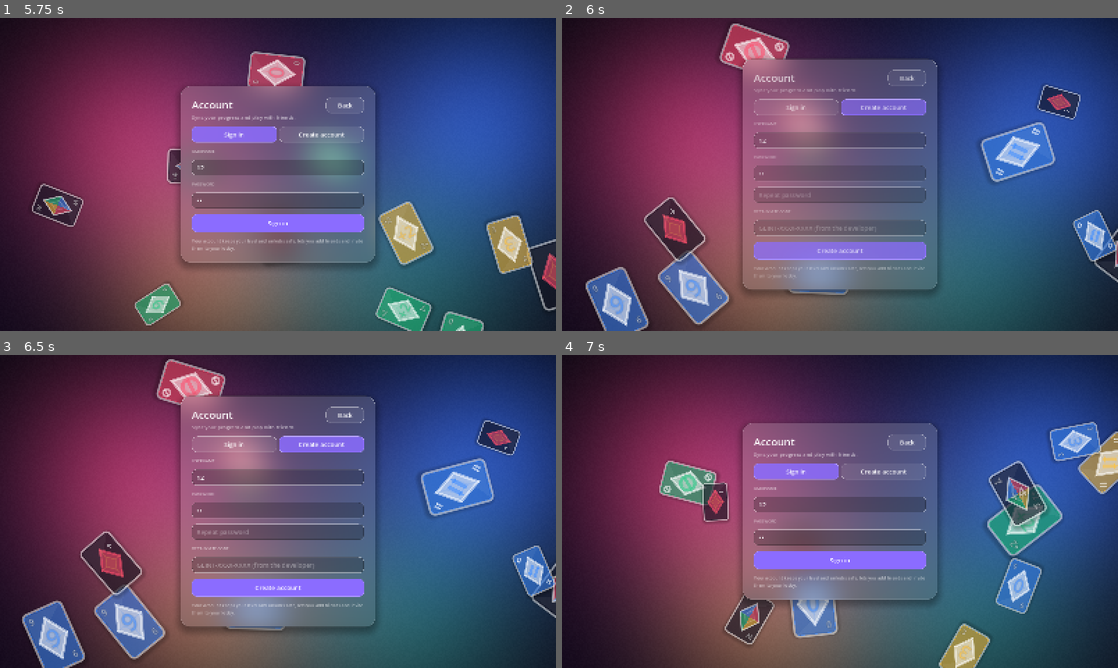
Above: before the commit, frames 1-4 (two rows, left to right).
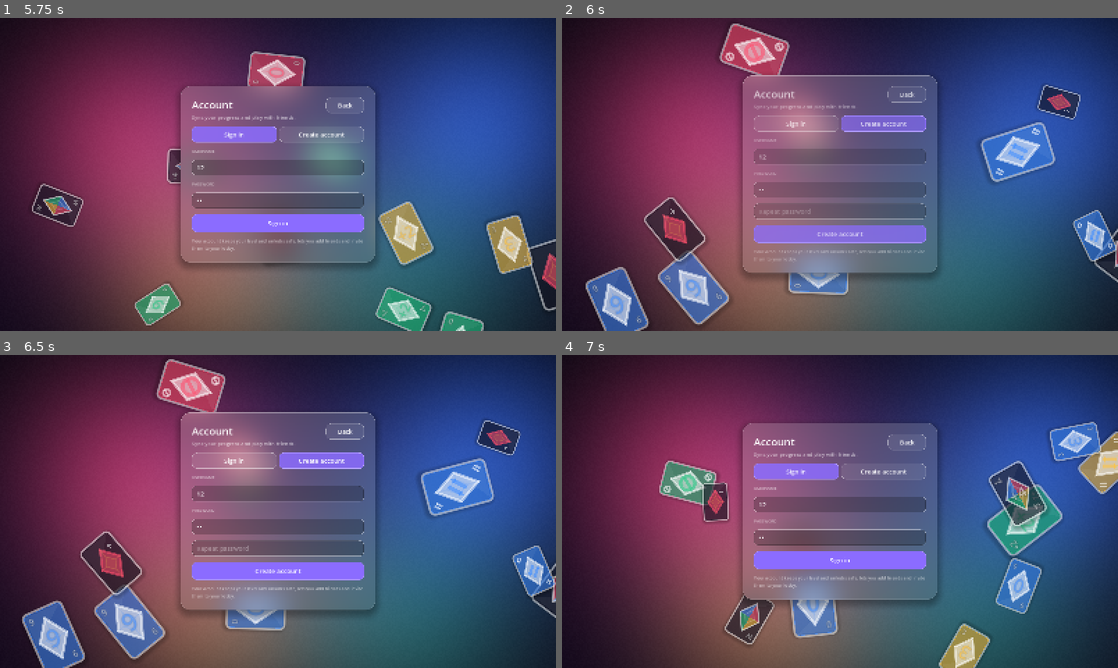
Above: after the commit, the same moments.

Repository: AndrewMommers/glint
Game: Godot game, scene res://scenes/Main.tscn
Two runs of this game, one before a commit and one after it. Both use one fixed random seed, a clock stepped at 60 frames per second and the inputs below.
Inputs (mouse positions are in pixels of both pictures, inside the frame that each line leads up to):
- Up to frame 1 (5.75 s): click (205, 180) at 0.5 s; click (166, 233) at 1.25 s; click (244, 233) at 2 s; click (166, 262) at 2.75 s; click "Sign in / create account" at 3.5 s; click (278, 168) at 4.27 s; type "12" at 4.35 s; click (278, 199) at 4.5 s; type "12" at 4.58 s; click "Sign in" at 5 s
- Up to frame 2 (6 s): click "Create account" at 5.75 s
- Up to frame 3 (6.5 s): no input
- Up to frame 4 (7 s): click "Sign in" at 6.5 s

Frame 1 is identical in both runs. In frame 2, 12% of the frame differs, in the area x 32-68%, y 12-89%; in frame 3, 17%; in frame 4, nothing differs.

Commit message:
Glint 1.0: open release. Open registration (3 new accounts per address per hour), no invite field or beta labels, site and docs updated
Co-Authored-By: Claude Opus 5.5 <noreply@anthropic.com>

Diff:
--- a/client/scripts/loading_screen.gd
+++ b/client/scripts/loading_screen.gd
@@ -53,7 +53,7 @@
 	for l in [status, tip, ver]:
 		l.horizontal_alignment = HORIZONTAL_ALIGNMENT_CENTER
 		add_child(l)
-	ver.text = "v%s%s" % [Release.version(), "  ·  closed beta" if Release.channel() == "beta" else ""]
+	ver.text = "v%s" % Release.version()
 	tip.text = "💡  " + Help.random_tip()
 	bar.modulate.a = 0.0
 	status.modulate.a = 0.0
--- a/client/scripts/main.gd
+++ b/client/scripts/main.gd
@@ -454,8 +454,6 @@
 	tw.tween_interval(3.5)
 	left.add_child(wm)
 	var tag := "v%s" % Release.version()
-	if Release.channel() == "beta":
-		tag += "  ·  CLOSED BETA"
 	left.add_child(UI.label(tag, 16, 600, UI.MUTED))
 	left.add_child(UI.spacer(0, 14))
 	var nav_glass := GlassPanel.new(16, 26)
@@ -1897,16 +1895,11 @@
 	keep.call(pw, "pw")
 	col.add_child(pw)
 	var pw2: LineEdit
-	var invite: LineEdit
 	if _account_mode == "register":
 		pw2 = UI.line_edit("", "Repeat password", 128)
 		pw2.secret = true
 		keep.call(pw2, "pw2")
 		col.add_child(pw2)
-		col.add_child(UI.section("Beta invite code"))
-		invite = UI.line_edit("", "GLINT-XXXX-XXXX (from the developer)", 20)
-		keep.call(invite, "invite")
-		col.add_child(invite)
 	if Online.last_error != "" and not Online.pending:
 		var err := UI.label(Online.last_error, 14, 600, UI.DANGER)
 		err.autowrap_mode = TextServer.AUTOWRAP_WORD_SMART
@@ -1922,7 +1915,7 @@
 		if user.text.strip_edges().length() < 3 or pw.text.length() < 8:
 			toast("Enter a username (3+) and password (8+)", true)
 			return
-		Online.sign_in(Online.addr, user.text, pw.text, _account_mode == "register", invite.text if invite else "")
+		Online.sign_in(Online.addr, user.text, pw.text, _account_mode == "register")
 	var go := UI.button("Create account" if _account_mode == "register" else "Sign in", submit, true)
 	go.custom_minimum_size.y = 52
 	col.add_child(go)
@@ -2116,7 +2109,7 @@
 	tw.tween_callback(p.queue_free)
 
 
-# ---------------------------------------------------------------- beta
+# ---------------------------------------------------------------- updates & feedback
 
 func _show_outdated(msg: Dictionary) -> void:
 	if Release.is_web():
@@ -2135,7 +2128,7 @@
 	# The server wants a newer build: offer the in-game update if there is one.
 	_check_updates(true, func() -> void:
 		var body := UI.vbox(14)
-		var l := UI.label("You have v%s, the server needs v%s or newer. Download the latest beta to keep playing online. Your progress is safe." % [Release.version(), msg.get("min", "?")], 15, 500, UI.MUTED)
+		var l := UI.label("You have v%s, the server needs v%s or newer. Get the latest version to keep playing online. Your progress is safe." % [Release.version(), msg.get("min", "?")], 15, 500, UI.MUTED)
 		l.autowrap_mode = TextServer.AUTOWRAP_WORD_SMART
 		l.custom_minimum_size = Vector2(440, 0)
 		body.add_child(l)
@@ -2319,7 +2312,7 @@
 	body.add_child(text)
 	var attach := {"on": true}
 	body.add_child(UI.toggle("Attach game log", "Helps track down bugs. Contains no passwords.", true, func(v: bool) -> void: attach.on = v))
-	var note := UI.label("Sent to the beta server along with your game version, OS and screen size%s." % (" and username" if Online.is_signed_in() else ""), 12, 500, UI.MUTED)
+	var note := UI.label("Sent to the Glint team along with your game version, OS and screen size%s." % (" and username" if Online.is_signed_in() else ""), 12, 500, UI.MUTED)
 	note.autowrap_mode = TextServer.AUTOWRAP_WORD_SMART
 	body.add_child(note)
 	var row := UI.hbox(10)
Not shown, changed: README.md
Not shown, changed: beta/VERSION
Not shown, added: beta/notes/1.0.0.md
Not shown, changed: deploy/VPS.md
Not shown, changed: deploy/glint.service
Not shown, changed: release.ps1
Not shown, changed: server/accounts.go
Not shown, changed: server/accounts_test.go
Not shown, changed: server/beta.go
Not shown, changed: server/hub.go
Not shown, changed: server/main.go
Not shown, changed: website/index.html
